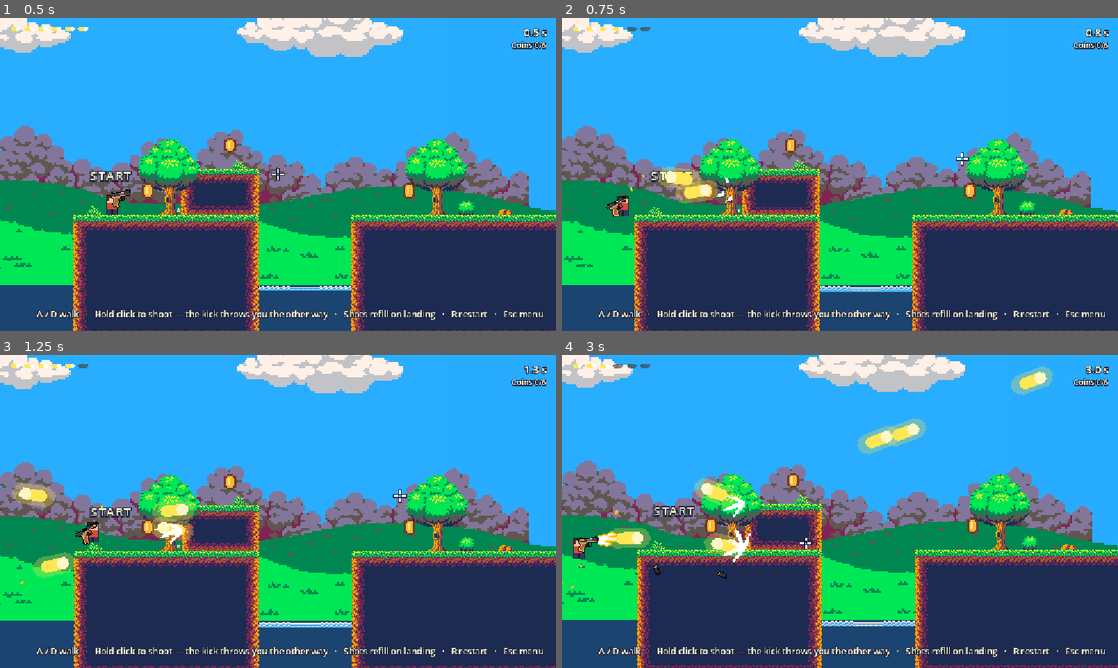
Above: before the commit, frames 1-4 (two rows, left to right).
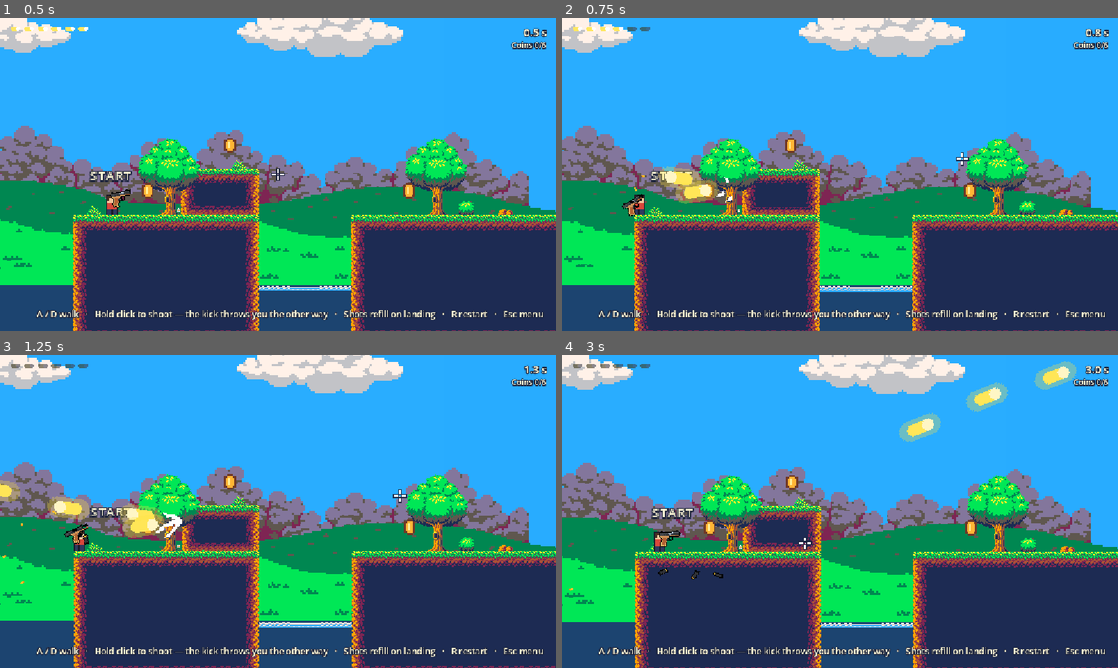
Above: after the commit, the same moments.

Repository: yuvraj-taparia/Bouncy-Bullet
Game: Godot game, scene res://game/game.tscn
Same seed, same stepped clock (60 frames per second), same inputs: the game is played once before the commit and once after it. This scene is started directly instead of the project's main scene.
Inputs (mouse positions are in pixels of both pictures, inside the frame that each line leads up to):
- Up to frame 1 (0.5 s): no input
- Up to frame 2 (0.75 s): tap Enter (ui_accept) at 0.5 s; move the mouse to (962, 158) at 0.52 s; press the mouse at (962, 158) at 0.53 s; hold D (move_right) from 0.53 s (still down)
- Up to frame 3 (1.25 s): keep holding D (move_right); tap Enter (ui_accept) at 0.77 s
- Up to frame 4 (3 s): release D (move_right) at 1.25 s; release the mouse at (962, 495) at 1.25 s; tap Enter (ui_accept) at 1.25, 2, 2.75 s; drag from (728, 527) to (789, 483) at 1.27 s; move the mouse to (895, 442) at 2.02 s; press the mouse at (895, 442) at 2.03 s; hold D (move_right) 2.03-2.75 s; release the mouse at (895, 442) at 2.75 s; drag from (812, 574) to (789, 483) at 2.77 s

Frame 1 is identical in both runs. In frame 2, 0.4% of the frame differs, in the area x 7-15%, y 54-64%; in frame 3, 3.2%; in frame 4, 16%, in the area x 0-100%, y 0-100%.

Commit message:
Stop the player from flying off the side of a level
A big recoil launch could carry the player past the end of the map and
beyond the FallZone, where they fell forever and never respawned (only R
got them out). In a bot playtest this soft-locked 7 of 12 levels with the
Desert Eagle.

Each level now gets invisible walls at its left and right ends, built from
the Terrain/UpperRoute size. They are on their own physics layer, so only
the player hits them; bullets fly through.

Co-Authored-By: Claude Opus 5.5 <noreply@anthropic.com>

Diff:
--- a/game/game.gd
+++ b/game/game.gd
@@ -3,6 +3,11 @@
 ## the Safezone, the run timer and restarting.
 
 signal restart_requested
+
+## Physics layer of the invisible side walls: only the player collides with
+## it, bullets fly through.
+const BOUNDARY_LAYER := 4
+const WALL_THICKNESS := 64.0
 
 @export var level_scene: PackedScene
 
@@ -26,6 +31,7 @@
 	var terrain: TileMapLayer = level.get_node("Terrain")
 	player.camera.limit_right = terrain.get_used_rect().end.x * terrain.tile_set.tile_size.x + 76
 	player.camera.reset_smoothing()
+	_add_side_walls()
 	player.ammo_changed.connect(hud.set_ammo)
 	player.fired.connect(func(): _shots += 1)
 	hud.set_ammo(player.ammo, player.max_ammo)
@@ -63,6 +69,37 @@
 	hud.set_coins(_coins_collected, _coins_total)
 
 
+## Invisible walls at the left and right ends of the map. Without them a big
+## launch carries the player past the end of the FallZone, where they fall
+## forever and never respawn.
+func _add_side_walls() -> void:
+	var left := INF
+	var right := -INF
+	for layer_name in ["Terrain", "UpperRoute"]:
+		var layer: TileMapLayer = level.get_node_or_null(layer_name)
+		if layer == null or layer.get_used_cells().is_empty():
+			continue
+		var cells := layer.get_used_rect()
+		var cell := Vector2(layer.tile_set.tile_size)
+		left = minf(left, layer.to_global(Vector2(cells.position) * cell).x)
+		right = maxf(right, layer.to_global(Vector2(cells.end) * cell).x)
+	if left == INF:
+		return
+	for x in [left - WALL_THICKNESS * 0.5, right + WALL_THICKNESS * 0.5]:
+		var wall := StaticBody2D.new()
+		wall.name = "BoundaryWall"
+		wall.collision_layer = BOUNDARY_LAYER
+		wall.collision_mask = 0
+		var shape := CollisionShape2D.new()
+		var rect := RectangleShape2D.new()
+		rect.size = Vector2(WALL_THICKNESS, 20000)
+		shape.shape = rect
+		wall.add_child(shape)
+		wall.position = Vector2(x, 0)
+		add_child(wall)
+	player.collision_mask |= BOUNDARY_LAYER
+
+
 func _spawn_point() -> Vector2:
 	return level.get_node("PlayerSpawn").global_position
 
